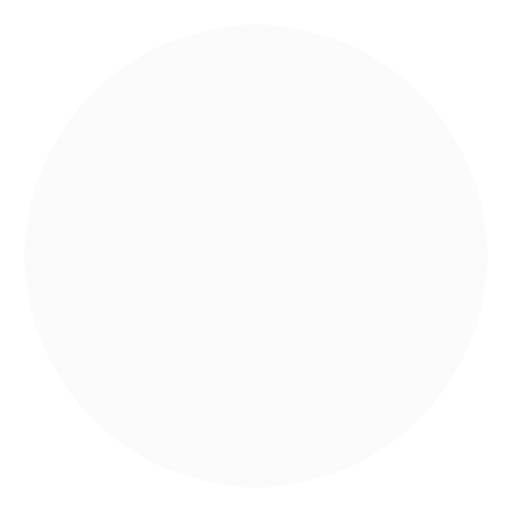
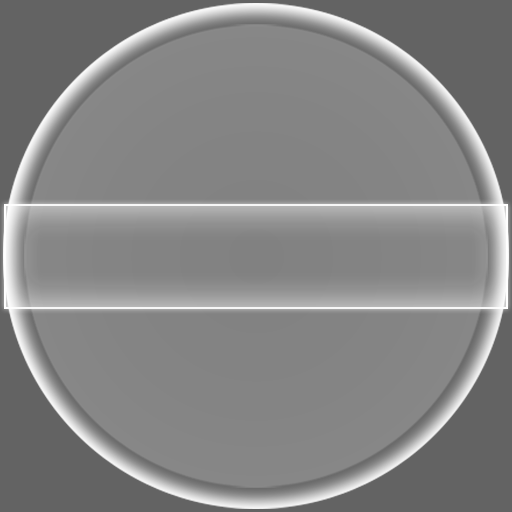
Before/after of a 512 × 512 layered artwork. What changed in the layer stack:
added group "Grupa 1" with 5 layers above "Grupa 2" over [0, 3, 512, 509]
added layer "Elipsa 1 kopia 8" in group "Grupa 1" over [3, 3, 509, 509]
added layer "Elipsa 1 kopia 7" in group "Grupa 1" over [3, 3, 509, 509]
added layer "Prostokąt 1" in group "Grupa 1" over [6, 204, 506, 309]
added layer "Elipsa 1 kopia 6" in group "Grupa 1" over [24, 24, 488, 488]
hid "Elipsa 1 kopia 4", moved it into group "Grupa 2" over [24, 24, 488, 488]
showed "Wypełnienie kolorem 1" over [0, 0, 512, 512]
